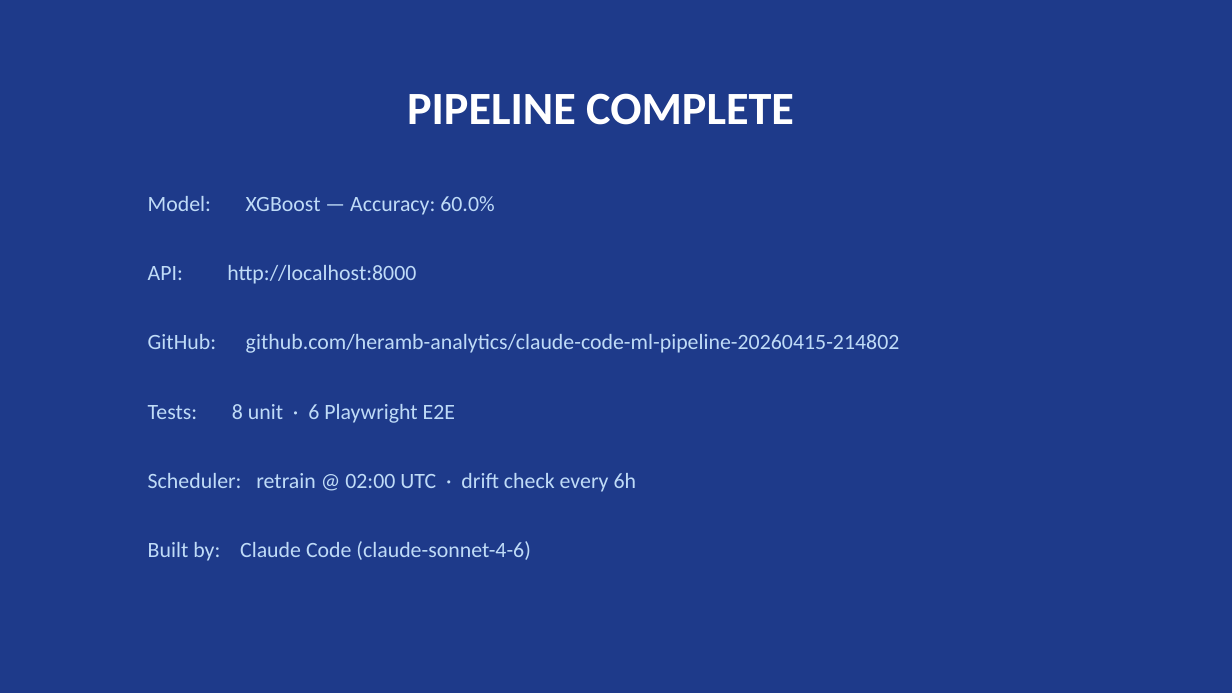
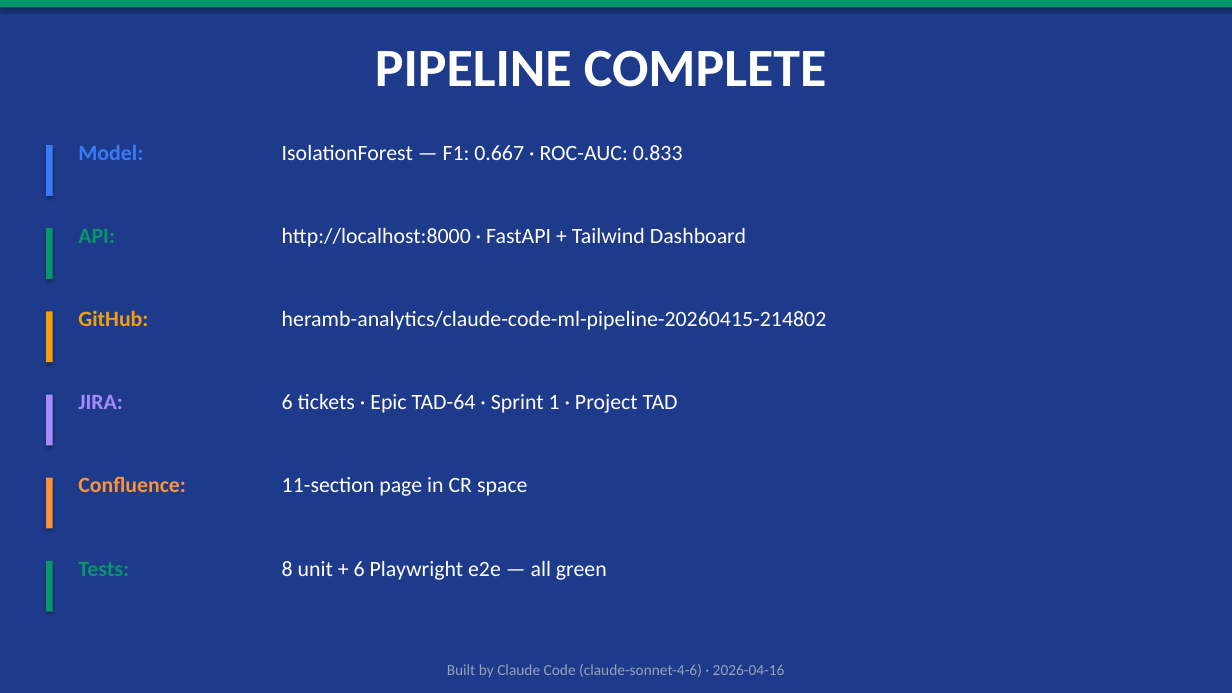
Before and after one commit to heramb-analytics/claude-code-ml-pipeline-20260415-214802, a slide deck: slide 8 of reports/pipeline_presentation.pptx. Drawn at 1232x693 pixels with LibreOffice and Linux fonts; fonts in the diff are those of the drawing. Boxes give left, top, right and bottom in pixels: in the first picture for what was removed or moved away, otherwise in the second. Text is boxed around its words. In the diff, an @@ line names an element or a change of style, - is before the commit and + after.

```diff
--- a/reports/pipeline_presentation.pptx
+++ b/reports/pipeline_presentation.pptx
@@ background #1E3A8A to #FFFFFF @@
@@ rectangle added at <box>0,0,1232,693</box>, fill #1E3A8A @@
@@ rectangle added at <box>0,0,1232,7</box>, fill #059669 @@
@@ text "PIPELINE COMPLETE": place and size @@
-text "PIPELINE COMPLETE" at <box>407,93,794,125</box>
+text "PIPELINE COMPLETE" at <box>375,50,826,87</box>
@@ text "PIPELINE COMPLETE" at <box>375,50,826,87</box>: size 36 to 42 pt @@
@@ rectangle added at <box>46,145,53,196</box>, fill #377CF6 @@
@@ text added at <box>78,145,143,160</box>, 17 pt, text #377CF6, bold @@
+Model:
@@ text added at <box>282,145,683,160</box>, 17 pt, text #FFFFFF @@
+IsolationForest — F1: 0.667 · ROC-AUC: 0.833
@@ text removed at <box>148,196,494,215</box> @@
-Model: XGBoost — Accuracy: 60.0%
@@ rectangle added at <box>46,228,53,279</box>, fill #059669 @@
@@ text added at <box>78,229,115,243</box>, 17 pt, text #059669, bold @@
+API:
@@ text at <box>282,228,746,247</box>: text changed; text colour #BFDBF7 to #FFFFFF @@
-API: http://localhost:8000
+http://localhost:8000 · FastAPI + Tailwind Dashboard
@@ rectangle added at <box>46,311,53,362</box>, fill #F59E0B @@
@@ text added at <box>78,310,148,326</box>, 17 pt, text #F59E0B, bold @@
+GitHub:
@@ text at <box>282,311,827,330</box>: text changed; text colour #BFDBF7 to #FFFFFF @@
-GitHub: github.com/heramb-analytics/claude-code-ml-pipeline-20260415-214802
+heramb-analytics/claude-code-ml-pipeline-20260415-214802
@@ rectangle added at <box>46,395,53,445</box>, fill #A78BFA @@
@@ text added at <box>78,395,123,409</box>, 17 pt, text #A78BFA, bold @@
+JIRA:
@@ text added at <box>282,394,678,413</box>, 17 pt, text #FFFFFF @@
+6 tickets · Epic TAD-64 · Sprint 1 · Project TAD
@@ rectangle added at <box>46,478,53,529</box>, fill #FB923A @@
@@ text added at <box>78,476,186,492</box>, 17 pt, text #FB923A, bold @@
+Confluence:
@@ text removed at <box>148,473,637,492</box> @@
-Scheduler: retrain @ 02:00 UTC · drift check every 6h
@@ text added at <box>282,477,528,496</box>, 17 pt, text #FFFFFF @@
+11-section page in CR space
@@ rectangle added at <box>46,561,53,612</box>, fill #059669 @@
@@ text added at <box>78,562,129,576</box>, 17 pt, text #059669, bold @@
+Tests:
@@ text at <box>282,561,607,580</box>: text changed; text colour #BFDBF7 to #FFFFFF @@
-Tests: 8 unit · 6 Playwright E2E
+8 unit + 6 Playwright e2e — all green
@@ text at <box>447,664,785,678</box>: text changed; size 17 to 12 pt; text colour #BFDBF7 to #93A3B8 @@
-Built by: Claude Code (claude-sonnet-4-6)
+Built by Claude Code (claude-sonnet-4-6) · 2026-04-16
```
Also in this commit, not shown: 5 other slides changed, 2 slides added, 2 slides removed.
